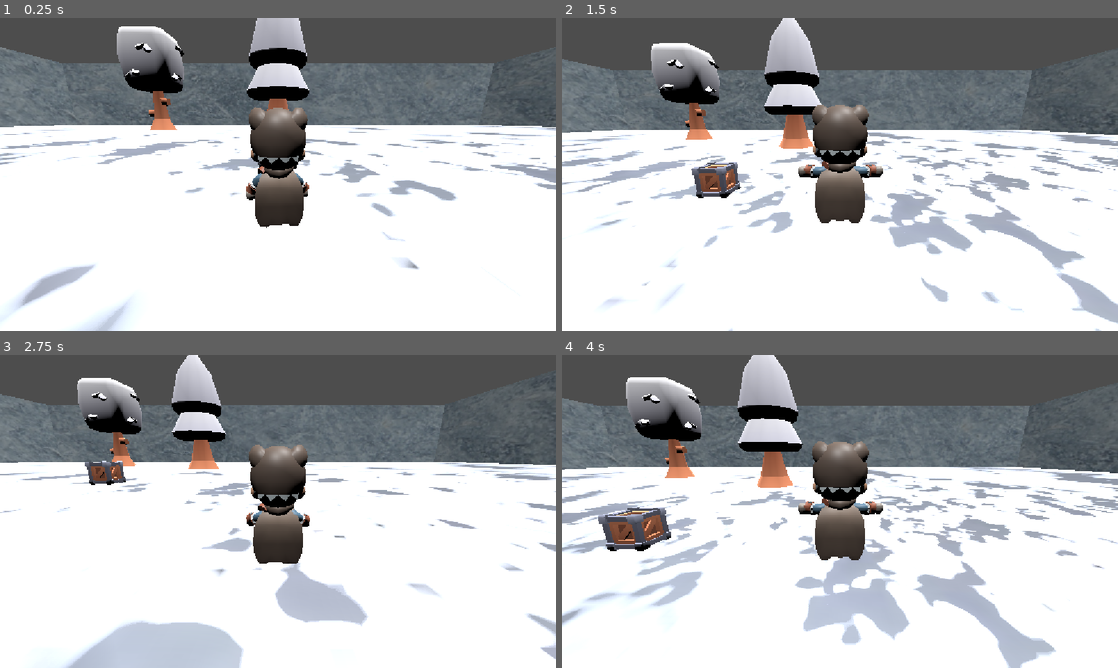
Above: before the commit, frames 1-4 (two rows, left to right).
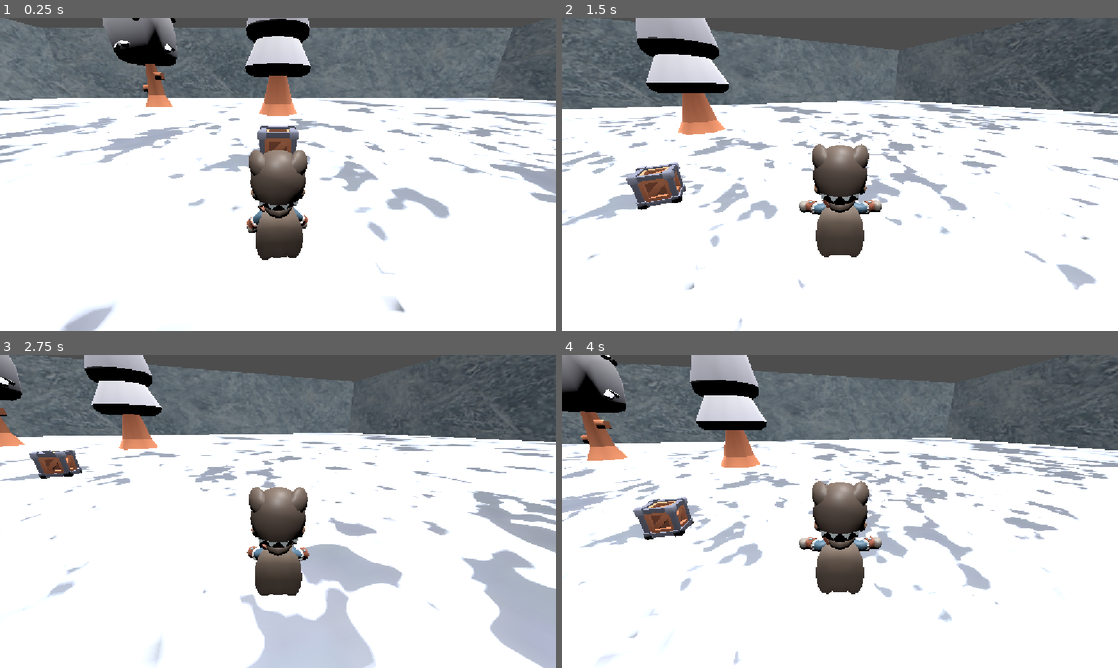
Above: after the commit, the same moments.

Repository: Igrolab9/Frosty_Brawl
Game: Godot game, scene res://Scenes/Levels/chill_zone.tscn
Same seed, same stepped clock (60 frames per second), same inputs: the game is played once before the commit and once after it. The project has no main scene, so this scene is started directly.
Inputs (mouse positions are in pixels of both pictures, inside the frame that each line leads up to):
- Up to frame 1 (0.25 s): no input
- Up to frame 2 (1.5 s): tap Enter (ui_accept) at 0.5, 0.77 s; move the mouse to (962, 158) at 0.52 s; hold Right (ui_right) 0.53-1.28 s; move the mouse to (728, 190) at 1.27 s; hold Down (ui_down) from 1.28 s (still down)
- Up to frame 3 (2.75 s): tap Enter (ui_accept) at 1.52 s; move the mouse to (333, 442) at 2.02 s; release Down (ui_down) at 2.03 s; hold Right (ui_right) from 2.03 s (still down)
- Up to frame 4 (4 s): move the mouse to (812, 574) at 2.77 s; release Right (ui_right) at 2.78 s; hold Up (ui_up) 2.78-3.53 s; tap Enter (ui_accept) at 3.02, 3.77 s; move the mouse to (1006, 558) at 3.52 s; hold Left (ui_left) from 3.53 s (still down)

The runs differ from the first frame. In frame 1, 32% of the frame differs, in the area x 0-100%, y 0-100%; in frame 2, 36%; in frame 3, 41%; in frame 4, 40%.

Commit message:
Mouse_rotation_commit

Diff:
--- a/frosty-brawl/Scenes/Characters/barbarian_player.tscn
+++ b/frosty-brawl/Scenes/Characters/barbarian_player.tscn
@@ -16,4 +16,4 @@
 shape = SubResource("CapsuleShape3D_xrivr")
 
 [node name="Camera3D" type="Camera3D" parent="." unique_id=24074825]
-transform = Transform3D(-0.99999994, -2.2626677e-08, 8.444392e-08, 0, 0.96592575, 0.25881904, -8.742277e-08, 0.258819, -0.9659258, 0, 2.146545, -4.0279474)
+transform = Transform3D(-0.99999994, -3.3715196e-08, 8.065995e-08, 0, 0.92264223, 0.3856569, -8.742277e-08, 0.38565686, -0.9226423, -2.9968486e-08, 3.4258902, -3.685148)
--- a/frosty-brawl/Scripts/Components/MovementComponent.gd
+++ b/frosty-brawl/Scripts/Components/MovementComponent.gd
@@ -4,10 +4,19 @@
 var is_jump: bool = false
 var is_moving: bool = false
 
+# Настройки поворота за курсором
+var look_at_cursor: bool = true
+var rotation_speed: float = 0.75  # Чем больше, тем резче поворот
+
 var _body: CharacterBody3D
+var _camera: Camera3D  # Камера для проецирования курсора в мир
 
-func _init(body: CharacterBody3D) -> void:
+func _init(body: CharacterBody3D, camera: Camera3D = null) -> void:
 	_body = body
+	_camera = camera
+
+func set_camera(camera: Camera3D) -> void:
+	_camera = camera
 
 func update(delta: float, speed: float, jump_velocity: float) -> void:
 	# Гравитация
@@ -29,8 +38,37 @@
 		_body.velocity.x = move_toward(_body.velocity.x, 0.0, speed)
 		_body.velocity.z = move_toward(_body.velocity.z, 0.0, speed)
 
+	# Поворот за курсором мыши
+	if look_at_cursor and _camera != null:
+		_rotate_toward_cursor(delta)
+
 	_body.move_and_slide()
 
 	# Только теперь is_on_floor() актуален для этого кадра
 	is_jump = not _body.is_on_floor()
 	is_moving = direction != Vector3.ZERO
+
+
+func _rotate_toward_cursor(delta: float) -> void:
+	# Получаем позицию мыши на экране
+	var mouse_pos := _body.get_viewport().get_mouse_position()
+
+	# Проецируем экранные координаты мыши в 3D-точку мира.
+	# distance — расстояние от камеры, на котором "ловим" точку.
+	# Берём расстояние от камеры до персонажа, чтобы точка была примерно на его уровне.
+	var distance := _camera.global_position.distance_to(_body.global_position)
+	var target_world_pos := _camera.project_position(mouse_pos, distance)
+
+	# Нас интересует только горизонтальное направление (ось Y игнорируем),
+	# иначе персонаж будет наклоняться вверх/вниз.
+	var to_target := target_world_pos - _body.global_position
+	to_target.y = 0.0
+
+	if to_target.length_squared() > 0.001:
+		# Целевой угол по Y
+		var target_angle := atan2(to_target.x, to_target.z)
+		# Текущий угол персонажа по Y
+		var current_angle := _body.rotation.y
+		# Плавный поворот через lerp_angle (корректно работает с переходом через ±π)
+		var new_angle := lerp_angle(current_angle, target_angle, rotation_speed * delta)
+		_body.rotation.y = new_angle
--- a/frosty-brawl/Scripts/Player/DefaultPlayer.gd
+++ b/frosty-brawl/Scripts/Player/DefaultPlayer.gd
@@ -7,11 +7,13 @@
 var _movement: MovementComponent
 var _animation: AnimationComponent
 
+@onready var camera: Camera3D = $Camera3D
+
 func _ready() -> void:
 	var animator := _find_animator(self)
 	assert(animator != null, "Player: внутри модели нет CharacterAnimator! Открой сцену модели и прикрепи CharacterAnimator.gd к AnimationPlayer.")
 
-	_movement = MovementComponent.new(self)
+	_movement = MovementComponent.new(self, camera)
 	_animation = AnimationComponent.new(animator)
 
 func _physics_process(delta: float) -> void:
